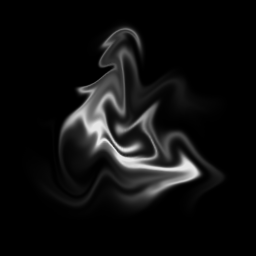
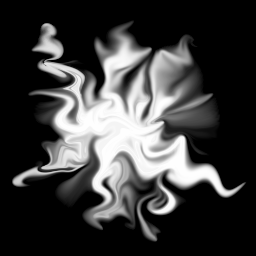
The second 256x256 image is a revision of the first. Changes to its layers:
added layer "Visible" above "bg #3" over [12, 20, 247, 242]
added layer "bg #3" above "bg #2" over [12, 22, 220, 227]
hid "bg #2" over [22, 20, 230, 220]
showed "bg" over [29, 35, 221, 227]
